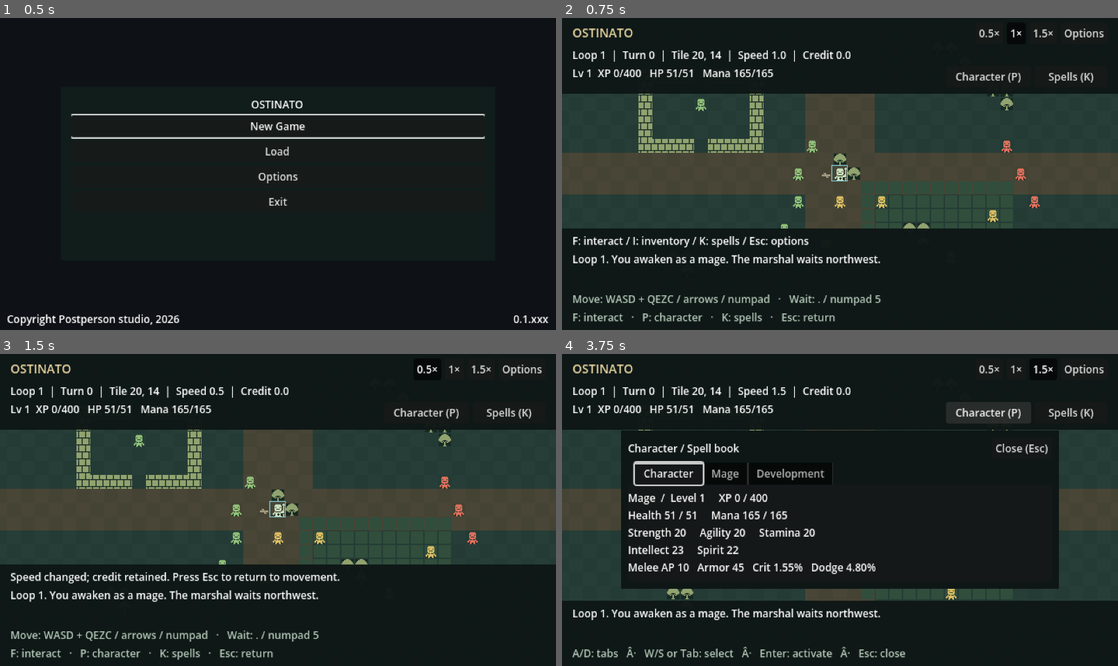
Above: before the commit, frames 1-4 (two rows, left to right).
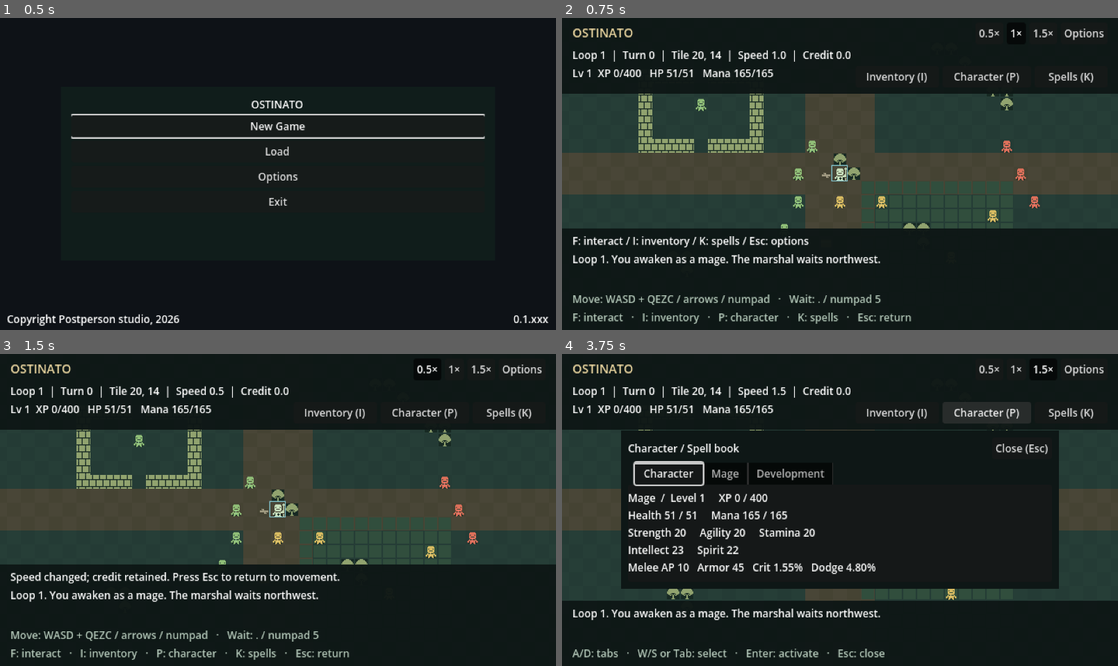
Above: after the commit, the same moments.

Repository: VHonzik/Ostinato
Game: Godot game, scene res://scenes/main.tscn
Same seed, same stepped clock (60 frames per second), same inputs: the game is played once before the commit and once after it.
Inputs:
- Up to frame 1 (0.5 s): no input
- Up to frame 2 (0.75 s): click "New Game" at 0.5 s
- Up to frame 3 (1.5 s): click "0.5×" at 1.25 s
- Up to frame 4 (3.75 s): click "1×" at 2 s; click "1.5×" at 2.75 s; click "Character (P)" at 3.5 s

Frame 1 is identical in both runs. In frame 2, 1.0% of the frame differs, in the area x 14-83%, y 17-98%; in frame 3, 1.0%; in frame 4, 1.2%, in the area x 11-83%, y 15-98%.

Commit message:
Address milestone 5 QA feedback

Diff:
--- a/scenes/movement_game.tscn
+++ b/scenes/movement_game.tscn
@@ -89,11 +89,20 @@
 custom_minimum_size = Vector2(0, 26)
 text = "Mage"
 
+[node name="Inventory" type="Button" parent="HUD/Top/Rows/HeroStatus"]
+layout_mode = 0
+anchor_left = 1.0
+anchor_right = 1.0
+offset_left = -290.0
+offset_right = -194.0
+offset_bottom = 24.0
+text = "Inventory (I)"
+
 [node name="Character" type="Button" parent="HUD/Top/Rows/HeroStatus"]
 layout_mode = 0
 anchor_left = 1.0
 anchor_right = 1.0
-offset_left = -186.0
+offset_left = -190.0
 offset_right = -88.0
 offset_bottom = 24.0
 text = "Character (P)"
@@ -142,7 +151,7 @@
 [node name="Legend" type="Label" parent="HUD/Bottom/Rows"]
 layout_mode = 2
 theme_override_colors/font_color = Color(0.7, 0.78, 0.72, 1)
-text = "F: interact   ·   P: character   ·   K: spells   ·   Esc: return"
+text = "F: interact   ·   I: inventory   ·   P: character   ·   K: spells   ·   Esc: return"
 mouse_filter = 2
 
 [node name="HeroPanel" type="Control" parent="HUD"]
--- a/scripts/hero/hero_panel.gd
+++ b/scripts/hero/hero_panel.gd
@@ -10,6 +10,9 @@
 var _close: Button
 var _panel: PanelContainer
 var _skill_buttons: Array[Button] = []
+var _last_spell_by_class: Dictionary = {}
+var _last_class_tab: StringName = &"Mage"
+var _rebuilding: bool = false
 
 
 func _ready() -> void:
@@ -53,7 +56,14 @@
 	_rebuild_skills()
 	refresh()
 	show()
-	_tabs.current_tab = 1 if spell_book else 0
+	var selected_tab := 0
+	if spell_book:
+		selected_tab = 1
+		for index in range(1, _tabs.get_tab_count()):
+			if _tabs.get_tab_title(index) == String(_last_class_tab):
+				selected_tab = index
+				break
+	_tabs.current_tab = selected_tab
 	_focus_tab_content()
 
 
@@ -62,6 +72,11 @@
 	var focused := get_viewport().gui_get_focus_owner()
 	if focused != null and is_ancestor_of(focused):
 		focused.release_focus()
+
+
+func clear_selection() -> void:
+	_last_spell_by_class.clear()
+	_last_class_tab = &"Mage"
 
 
 func refresh() -> void:
@@ -97,6 +112,7 @@
 
 
 func _rebuild_skills() -> void:
+	_rebuilding = true
 	_skill_buttons.clear()
 	while _tabs.get_tab_count() > 1:
 		var child := _tabs.get_child(1)
@@ -118,22 +134,40 @@
 		button.text = "%s  ·  Rank %d" % [skill.title, skill.rank]
 		button.text += "  ·  %.1fs / %d mana" % [skill.cast_seconds, skill.mana_cost]
 		button.tooltip_text = skill.description
+		button.set_meta("skill_id", skill.id)
 		button.pressed.connect(_request_cast.bind(skill.id))
+		button.focus_entered.connect(_remember_spell.bind(skill.class_tab, skill.id))
 		categories[skill.class_tab].add_child(button)
 		_skill_buttons.append(button)
+	_rebuilding = false
 
 
 func _request_cast(identifier: StringName) -> void:
+	var skill := _hero.find_skill(identifier)
+	if skill != null:
+		_remember_spell(skill.class_tab, identifier)
 	cast_requested.emit(identifier)
 	refresh()
 
 
+func _remember_spell(category: StringName, identifier: StringName) -> void:
+	_last_spell_by_class[category] = identifier
+	_last_class_tab = category
+
+
 func _on_tab_changed(_tab: int) -> void:
-	if visible:
+	if visible and not _rebuilding:
 		_focus_tab_content()
 
 
 func _focus_tab_content() -> void:
+	if _tabs.current_tab > 0:
+		var category := StringName(_tabs.get_tab_title(_tabs.current_tab))
+		var remembered: StringName = _last_spell_by_class.get(category, &"")
+		for button in _skill_buttons:
+			if button.is_visible_in_tree() and button.get_meta("skill_id") == remembered:
+				button.grab_focus()
+				return
 	for button in _skill_buttons:
 		if button.is_visible_in_tree():
 			button.grab_focus()
--- a/scripts/hero/skill_rank.gd
+++ b/scripts/hero/skill_rank.gd
@@ -2,7 +2,7 @@
 extends RefCounted
 
 ## DATA-003 mage/druid ranks through level 10. Training levels never gate retained-rank use.
-enum Effect { PRACTICE, EXPERIENCE, DEATH_NOTICE, DAMAGE, HEAL, ARMOR, HEAL_OVER_TIME, ROOT, POLYMORPH, NOVA, CHANNEL, CONJURE }
+enum Effect { PRACTICE, EXPERIENCE, DEATH_NOTICE, DAMAGE, HEAL, ARMOR, HEAL_OVER_TIME, ROOT, POLYMORPH, NOVA, CHANNEL, CONJURE, GOLD }
 enum Target { NONE, ENEMY, ALLY, SELF }
 
 var id: StringName
@@ -120,6 +120,8 @@
 			"One turn; 0 mana. Reports a harmless practice cast.", Effect.PRACTICE, true),
 		SkillRank.new(&"experience_1", "Gain 450 XP", &"Development", 1, 1,
 			"One turn; 0 mana. Awards 450 XP through ordinary leveling.", Effect.EXPERIENCE, true),
+		SkillRank.new(&"gold_1", "Gain 1 gold", &"Development", 1, 1,
+			"One turn; 0 mana. Adds 1 gold (10,000 copper).", Effect.GOLD, true),
 		SkillRank.new(&"death_1", "Death trigger", &"Development", 1, 1,
 			"One turn; 0 mana. Die and begin the next Loop.", Effect.DEATH_NOTICE, true),
 	]
--- a/scripts/movement_game.gd
+++ b/scripts/movement_game.gd
@@ -53,6 +53,7 @@
 	combat_panel.selection_changed.connect(_select_actor)
 	hero_panel.cast_requested.connect(_cast_skill)
 	hero_panel.visibility_changed.connect(_on_hero_panel_visibility_changed)
+	$HUD/Top/Rows/HeroStatus/Inventory.pressed.connect(_open_inventory)
 	$HUD/Top/Rows/HeroStatus/Character.pressed.connect(_open_hero_panel.bind(false))
 	$HUD/Top/Rows/HeroStatus/Spells.pressed.connect(_open_hero_panel.bind(true))
 	world = MovementFixture.create_world()
@@ -196,8 +197,7 @@
 		get_viewport().set_input_as_handled()
 		return
 	if event.is_action_pressed("inventory"):
-		_pending_action = false
-		menu.open_inventory()
+		_open_inventory()
 		get_viewport().set_input_as_handled()
 		return
 	if event.is_action_pressed("interact"):
@@ -231,6 +231,7 @@
 
 
 func start_new_game() -> void:
+	hero_panel.clear_selection()
 	active_game = true
 	menu.active_game = true
 	menu.close()
@@ -321,6 +322,7 @@
 			_select_actor(null)
 	_cancel_attack.visible = world.pending_melee != null or world.pending_skill != null
 	grid_view.alternate_palette = menu.options.alternate_palette
+	$HUD/Top/Rows/HeroStatus/Inventory.text = "Inventory (%s)" % menu.options.key_label(&"inventory")
 	$HUD/Top/Rows/HeroStatus/Character.text = "Character (%s)" % menu.options.key_label(&"character")
 	$HUD/Top/Rows/HeroStatus/Spells.text = "Spells (%s)" % menu.options.key_label(&"spell_book")
 	camera.position = GridView.tile_center(world.player_tile)
@@ -354,6 +356,14 @@
 		)
 
 
+func _open_inventory() -> void:
+	if (not active_game or world.is_player_dead() or world.pending_melee != null
+		or world.pending_skill != null or combat_panel.visible or hero_panel.visible):
+		return
+	_pending_action = false
+	menu.open_inventory()
+
+
 func _open_hero_panel(spell_book: bool) -> void:
 	if (world.is_player_dead() or world.pending_melee != null
 		or world.pending_skill != null or combat_panel.visible):
@@ -386,9 +396,9 @@
 	$HUD/Bottom/Rows/Legend.visible = not hero_panel.visible
 	var controls := $HUD/Bottom/Rows/Controls as Label
 	controls.text = (
-		"A/D: tabs   Â·   W/S or Tab: select   Â·   Enter: activate   Â·   Esc: close"
+		"A/D: tabs   ·   W/S or Tab: select   ·   Enter: activate   ·   Esc: close"
 		if hero_panel.visible else
-		"Move: WASD + QEZC / arrows / numpad   Â·   Wait: . / numpad 5"
+		"Move: WASD + QEZC / arrows / numpad   ·   Wait: . / numpad 5"
 	)
 
 
--- a/scripts/world/grid_world.gd
+++ b/scripts/world/grid_world.gd
@@ -257,6 +257,9 @@
 			add_message("Gain 450 XP rank %d: gained 450 XP." % skill.rank)
 			for gained_level in hero.add_experience(450):
 				add_message("Level up! You are now level %d. Health and mana restored." % gained_level)
+		SkillRank.Effect.GOLD:
+			hero.copper += 10000
+			add_message("Gain 1 gold: gained %s." % InventoryRules.money(10000))
 		SkillRank.Effect.DEATH_NOTICE:
 			hero.health = 0
 			add_message("Death trigger invoked. You died.")
--- a/test/unit/test_hero_actions.gd
+++ b/test/unit/test_hero_actions.gd
@@ -2,7 +2,7 @@
 
 
 func test_dummy_casts_have_one_shared_phase_and_keep_movement_credit() -> void:
-	for identifier: StringName in [&"practice_1", &"experience_1"]:
+	for identifier: StringName in [&"practice_1", &"experience_1", &"gold_1"]:
 		var world := MovementFixture.create_world()
 		var waiting := MovementFixture.create_world()
 		world.movement_credit = 0.5
@@ -81,7 +81,7 @@
 
 func test_release_world_cannot_activate_development_skills() -> void:
 	var world := GridWorld.new(Rect2i(0, 0, 5, 5), Vector2i(2, 2), 1, false)
-	for identifier: StringName in [&"practice_1", &"experience_1", &"death_1"]:
+	for identifier: StringName in [&"practice_1", &"experience_1", &"gold_1", &"death_1"]:
 		assert_false(world.cast_skill(identifier))
 	assert_eq(world.turn_count, 0)
 	assert_eq([world.hero.level, world.hero.experience], [1, 0])
@@ -94,3 +94,19 @@
 	assert_eq(world.messages.size(), 100)
 	assert_eq(world.messages[0], "Message 5")
 	assert_eq(world.messages[-1], "Message 104")
+
+
+func test_gold_fixture_adds_exact_copper_and_resets_on_death() -> void:
+	var game := GameSession.new()
+	game.new_game(97)
+	assert_true(game.world.cast_skill(&"gold_1"))
+	assert_eq(game.world.hero.copper, 10000)
+	assert_eq(game.world.turn_count, 1)
+	assert_string_contains(game.world.messages[-1], "1g 0s 0c")
+	assert_true(game.world.cast_skill(&"gold_1"))
+	assert_eq(game.world.hero.copper, 20000)
+	assert_eq(game.world.turn_count, 2)
+	assert_true(game.world.cast_skill(&"death_1"))
+	assert_true(game.restart_after_death())
+	assert_eq(game.world.hero.copper, 0)
+	assert_not_null(game.world.hero.find_skill(&"gold_1"))
--- a/test/unit/test_main_scene.gd
+++ b/test/unit/test_main_scene.gd
@@ -291,7 +291,8 @@
 func test_hero_panels_and_hud_fit_at_minimum_content_size() -> void:
 	var area := Rect2(0, 0, 640, 360)
 	for path in ["HUD/Top/Rows/HeroStatus", "HUD/Top/Rows/HeroStatus/Character",
-		"HUD/Top/Rows/HeroStatus/Spells", "HUD/Bottom/Rows/Chat"]:
+		"HUD/Top/Rows/HeroStatus/Spells", "HUD/Top/Rows/HeroStatus/Inventory",
+		"HUD/Bottom/Rows/Chat"]:
 		var control := _game.get_node(path) as Control
 		assert_true(area.encloses(control.get_global_rect()), path)
 	_game.hero_panel.open(_game.world.hero, false)
@@ -821,3 +822,49 @@
 		var resources := _game.get_node("HUD/Top/Rows/HeroStatus") as Control
 		assert_false(panel.intersects(resources.get_global_rect()))
 		await _tap_key(KEY_ESCAPE)
+
+
+func test_spell_book_remembers_each_class_selection_across_close_and_loop() -> void:
+	var hero := _game.world.hero
+	assert_true(hero.learn_skill(SkillRank.catalog(&"wrath_1")))
+	assert_true(hero.learn_skill(SkillRank.catalog(&"healing_touch_1")))
+	await _tap_key(KEY_K)
+	var frost := _game.hero_panel._skill_buttons.filter(func(button: Button) -> bool:
+		return button.text.begins_with("Frost Armor"))[0] as Button
+	frost.grab_focus()
+	await _tap_key(KEY_ESCAPE)
+	await _tap_key(KEY_K)
+	assert_same(_game_viewport.gui_get_focus_owner(), _game.hero_panel._skill_buttons[1])
+	assert_string_contains((_game_viewport.gui_get_focus_owner() as Button).text, "Frost Armor")
+	_game.hero_panel.change_tab(2)
+	var healing := _game.hero_panel._skill_buttons.filter(func(button: Button) -> bool:
+		return button.text.begins_with("Healing Touch"))[0] as Button
+	healing.grab_focus()
+	await _tap_key(KEY_ESCAPE)
+	await _tap_key(KEY_K)
+	assert_eq(_game.hero_panel._tabs.get_tab_title(_game.hero_panel._tabs.current_tab), "Druid")
+	assert_string_contains((_game_viewport.gui_get_focus_owner() as Button).text, "Healing Touch")
+	_game.hero_panel.change_tab(-2)
+	assert_string_contains((_game_viewport.gui_get_focus_owner() as Button).text, "Frost Armor")
+	_game.hero_panel.close()
+	_game.world.cast_skill(&"death_1")
+	_game.refresh_view()
+	await _tap_key(KEY_K)
+	assert_string_contains((_game_viewport.gui_get_focus_owner() as Button).text, "Frost Armor")
+	_game.start_new_game()
+	await _tap_key(KEY_K)
+	assert_string_contains((_game_viewport.gui_get_focus_owner() as Button).text, "Fireball")
+
+
+func test_inventory_hud_button_shows_binding_and_opens_menu_without_time() -> void:
+	var button := _game.get_node("HUD/Top/Rows/HeroStatus/Inventory") as Button
+	assert_string_contains(button.text, "Inventory (I)")
+	assert_true(Rect2(0, 0, 640, 360).encloses(button.get_global_rect()))
+	button.pressed.emit()
+	assert_eq(_game.menu.page, "inventory")
+	assert_eq(_game.world.turn_count, 0)
+	_game.menu.close()
+	_game.menu.options.bindings["inventory"] = [KEY_B]
+	_game.menu.options.apply_bindings()
+	_game.refresh_view()
+	assert_string_contains(button.text, "Inventory (B)")
--- a/test/unit/test_trained_spells.gd
+++ b/test/unit/test_trained_spells.gd
@@ -10,7 +10,7 @@
 				assert_true(world.train(category, skill.id), skill.id)
 			assert_lte(skill.training_level, 10)
 			assert_gt(skill.source_id, 0)
-	assert_eq(world.hero.learned_skills.size(), 29, "26 sourced ranks plus three development skills.")
+	assert_eq(world.hero.learned_skills.size(), 30, "26 sourced ranks plus four development skills.")
 	assert_null(SkillRank.catalog(&"bear_form_1"))
 	assert_null(SkillRank.catalog(&"moonfire_3"))
 
Not shown, changed: README.md
Not shown, changed: docs/architecture/classes/hero.puml
Not shown, changed: docs/data/learning-baseline.md
Not shown, changed: docs/development.md
Not shown, changed: docs/requirements/functional.md
